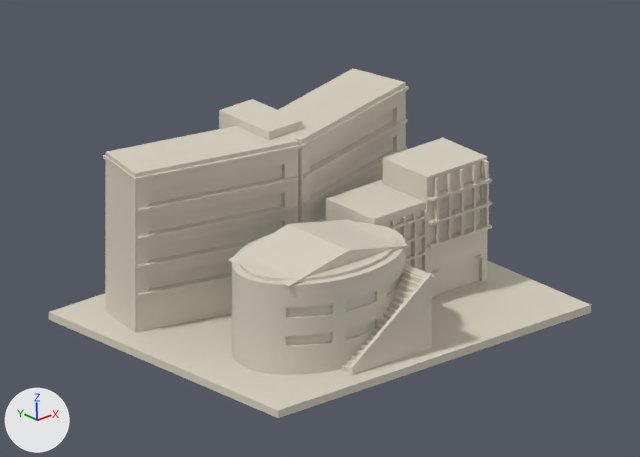
The Blender file 國立清華大學/校本部/buildings/nthu-macronix-building/scene.blend: old version first, new version second.
Rendered twice from the file's camera 'Preview_camera'. Lighting does not change. The marker at lower left points along +X, +Y and +Z. The first picture is the older version.

In view in the first picture: 'Printable_NTHU'.
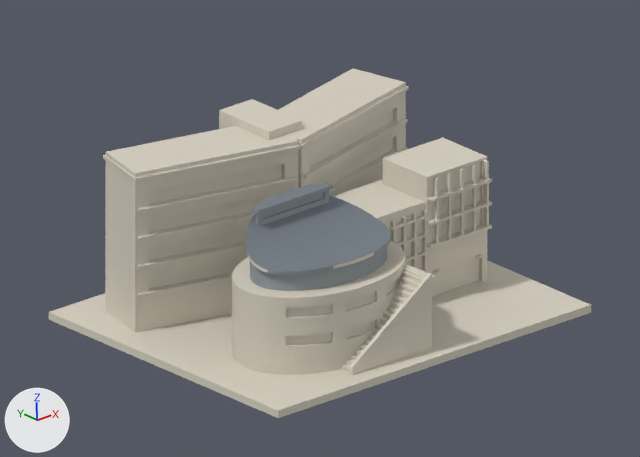
Pixel boxes [x1, y1, x2, y2] of what changed, in the pictures (640 x 457 px; the box of a moved part takes in the faces that stretch with it):
part 1 of me_model, moved or reshaped: before [228, 177, 487, 374]; after [232, 178, 482, 374]

The change, as a diff of the scene's bpy script:
```diff
--- a/國立清華大學/校本部/buildings/nthu-macronix-building/scene.blend.py
+++ b/國立清華大學/校本部/buildings/nthu-macronix-building/scene.blend.py
@@ mat_roof_display_only @@
+mat_roof_display_only = principled_material('Roof display only')
+mat_roof_display_only.base_color = (0.18, 0.21, 0.24)  # grey #767e86
+mat_roof_display_only.roughness = 0.72
@@ mat_inset_upper_storey_display_only @@
+mat_inset_upper_storey_display_only = principled_material('Inset upper storey display only')
+mat_inset_upper_storey_display_only.base_color = (0.28, 0.32, 0.34)  # grey #90999e
+mat_inset_upper_storey_display_only.roughness = 0.72
@@ me_model @@
 # used by ob_printable_nthu; location = (0.0, 0.0, 0.0)
-me_model.from_pydata(...)  # 1619 vertices, 3270 faces; spans x -75.0..75.0, y -62.0..62.0, z 0.0..68.0
+me_model.from_pydata(...)  # 1947 vertices, 3926 faces; spans x -75.0..75.0, y -62.0..62.0, z 0.0..68.0
+# me_model part 1: 96 vertices moved from x -57.0..13.0, y -49.0..1.0, z 38.0..39.0 to x -57.0..13.0, y -49.0..1.0, z 31.0..33.0; 261 vertices removed from x -57.0..58.0, y -49.0..-2.0, z 24.0..44.0; 589 vertices added at x -57.0..56.0, y -49.0..1.0, z 25.0..55.0
+# other edits to the shape of me_model do not show in these pictures
 me_model.materials.append(mat_warm_stone_preview_only)
+me_model.materials.append(mat_roof_display_only)  # grey #767e86
+me_model.materials.append(mat_inset_upper_storey_display_only)  # grey #90999e
```
